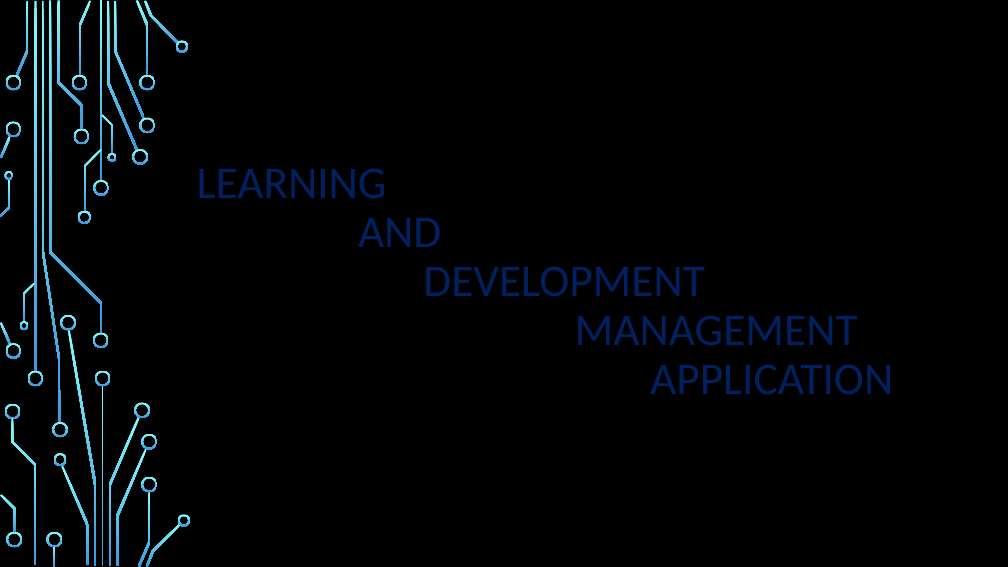
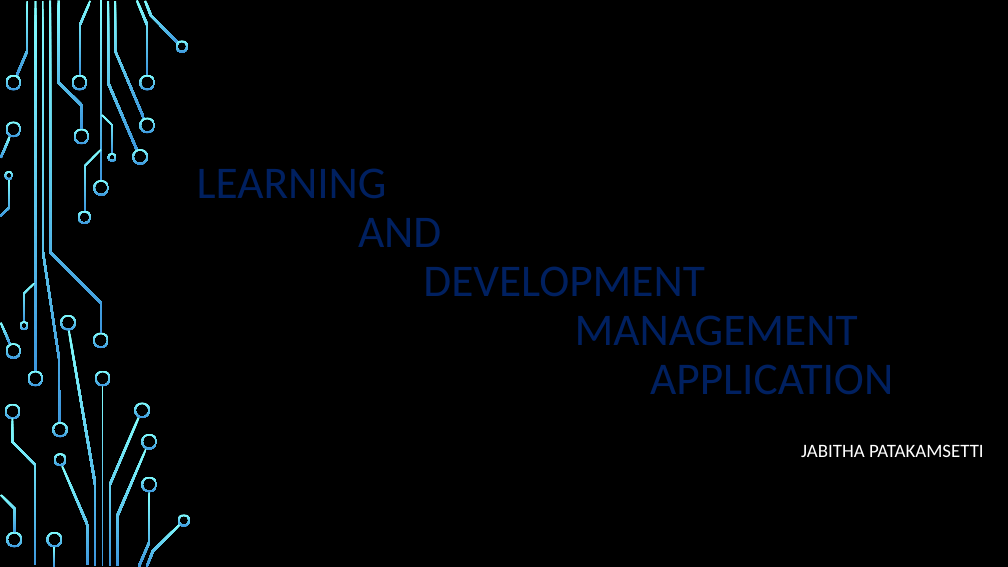
Before and after one commit to Jabitha2003/LMS-PROJECT, a slide deck: slide 1 of LMS-PPT.pptx. Drawn at 1008x567 pixels with LibreOffice and Linux fonts; fonts in the diff are those of the drawing; background and template pictures are left out. Boxes give left, top, right and bottom in pixels: in the first picture for what was removed or moved away, otherwise in the second. Text is boxed around its words. In the diff, an @@ line names an element or a change of style, - is before the commit and + after.

```diff
--- a/LMS-PPT.pptx
+++ b/LMS-PPT.pptx
@@ text added at (x1=801, y1=444, x2=984, y2=457), 18 pt, text #FFFFFF @@
+JABITHA PATAKAMSETTI
```
Also in this commit, not shown: 7 other slides changed, 7 slides added.
